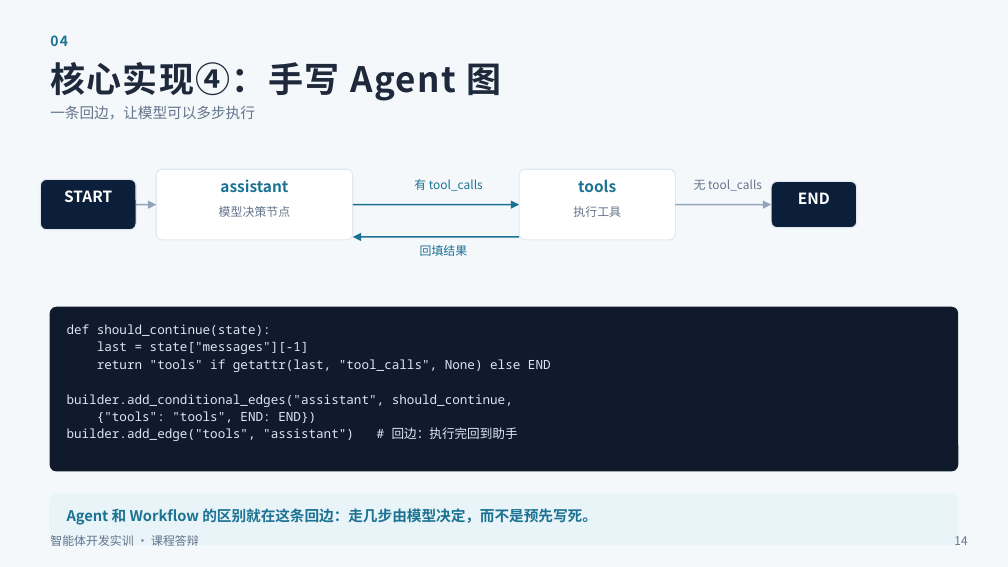
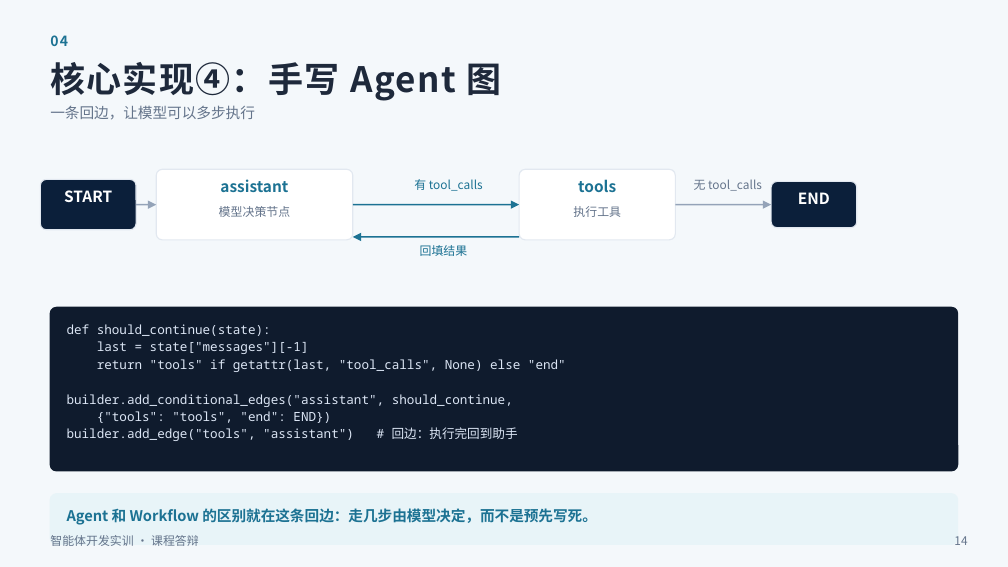
Before and after one commit to 1y1-dotcom/--langchain, a slide deck: slide 14 of 答辩PPT.pptx. Drawn at 1008x567 pixels with LibreOffice and Linux fonts; fonts in the diff are those of the drawing. Boxes give left, top, right and bottom in pixels: in the first picture for what was removed or moved away, otherwise in the second. Text is boxed around its words. In the diff, an @@ line names an element or a change of style, - is before the commit and + after.

```diff
--- a/答辩PPT.pptx
+++ b/答辩PPT.pptx
@@ text at (x1=97, y1=359, x2=566, y2=372): text changed @@
-return "tools" if getattr(last, "tool_calls", None) else END
+return "tools" if getattr(last, "tool_calls", None) else "end"
@@ text at (x1=97, y1=411, x2=331, y2=423): text changed @@
-{"tools": "tools", END: END})
+{"tools": "tools", "end": END})
```
Also in this commit, not shown: 11 other slides changed, 12 other files.
